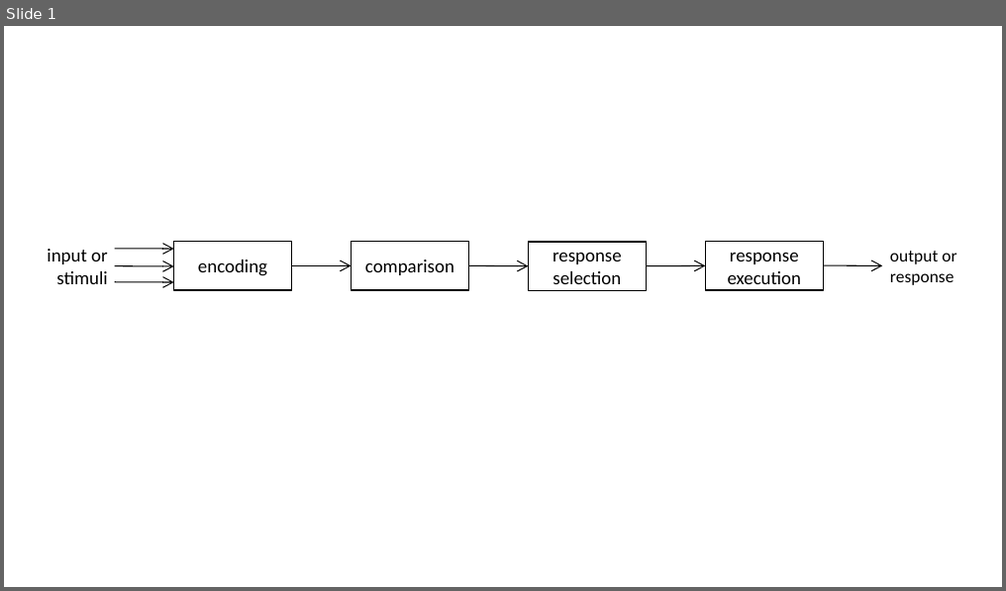
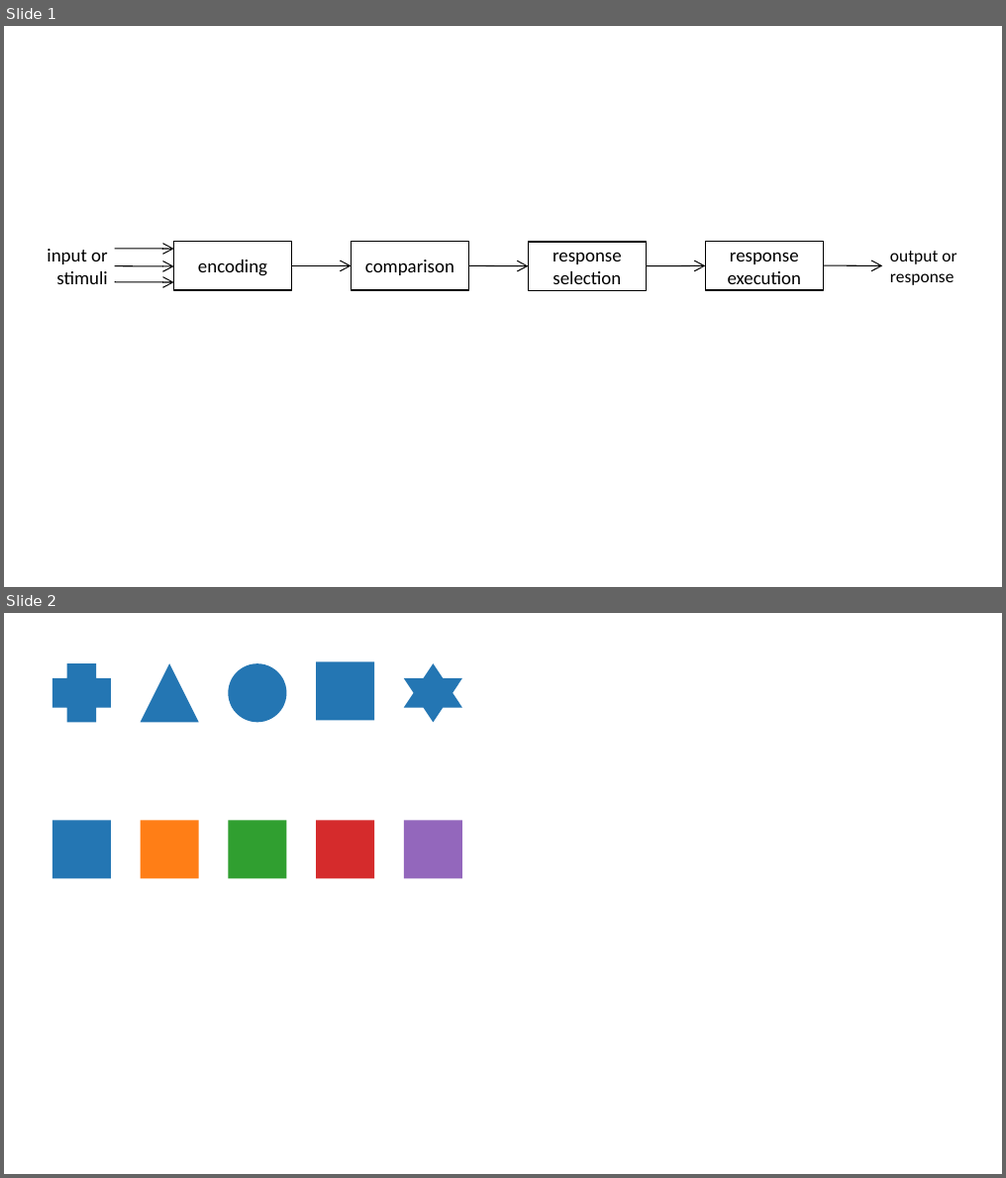
Before and after one commit to tpetricek/teaching, a slide deck: human-computer-interaction/slides/diagrams.pptx. Shown one above the other, each under a label of ours: slide 1 before the commit, slides 1 and 2 after it. The pictures are 1006x591 and 1006x1178 pixels, drawn with LibreOffice and Linux fonts; fonts in the diff are those of the drawing. Boxes give left, top, right and bottom in pixels: in the first picture for what was removed or moved away, otherwise in the second. Text is boxed around its words. In the diff, an @@ line names an element or a change of style, - is before the commit and + after.

Commit message:
Adding data visualization lecture

```diff
--- a/human-computer-interaction/slides/diagrams.pptx
+++ b/human-computer-interaction/slides/diagrams.pptx
@@ slide 2 added at (4,613,1002,1174), background #FFFFFF @@
@@ plus added at (53,663,111,722), fill #2476B3 @@
@@ triangle added at (141,663,199,722), fill #2476B3 @@
@@ ellipse added at (228,663,286,722), fill #2476B3 @@
@@ rectangle added at (316,662,374,720), fill #2476B3 @@
@@ star added at (404,663,462,722), fill #2476B3 @@
@@ rectangle added at (53,820,111,878), fill #2476B3 @@
@@ rectangle added at (141,820,199,878), fill #FF7E16 @@
@@ rectangle added at (228,820,286,878), fill #309F30 @@
@@ rectangle added at (316,820,374,878), fill #D52B2C @@
@@ rectangle added at (404,820,462,878), fill #9367BC @@
```
Also in this commit, not shown: 33 other files.
